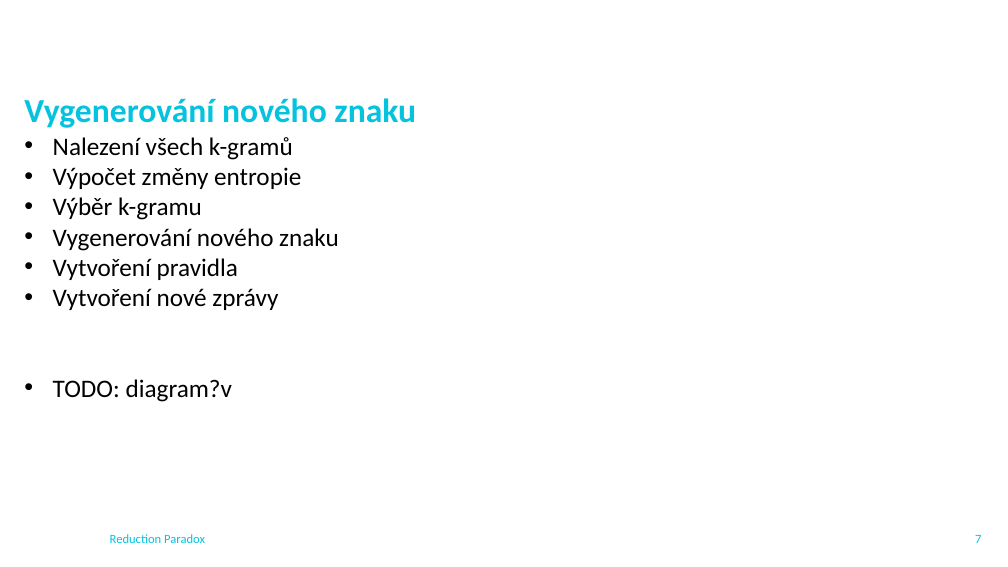
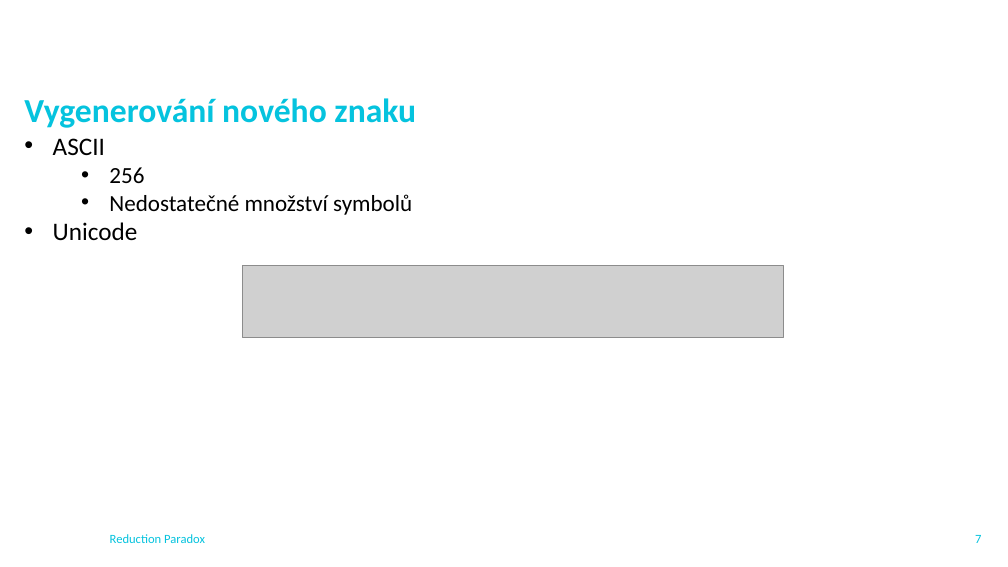
Before and after one commit to pro0255/AKS, a slide deck: slide 8 of project_presentation/pro0255.pptx. Drawn at 1008x567 pixels with LibreOffice and Linux fonts; fonts in the diff are those of the drawing; grey boxes stand for pictures; background and template pictures are left out. Boxes give left, top, right and bottom in pixels: in the first picture for what was removed or moved away, otherwise in the second. Text is boxed around its words. In the diff, an @@ line names an element or a change of style, - is before the commit and + after.

```diff
--- a/project_presentation/pro0255.pptx
+++ b/project_presentation/pro0255.pptx
@@ text at <box>53,138,412,241</box>: text changed; size 24 to 22 pt @@
-• Nalezení všech k-gramů
-• Výpočet změny entropie
-• Výběr k-gramu
-• Vygenerování nového znaku
-• Vytvoření pravidla
-• Vytvoření nové zprávy
-• TODO: diagram?v
+• ASCII
+  • 256
+  • Nedostatečné množství symbolů
+• Unicode
@@ picture added at <box>243,266,783,337</box> @@
```
Also in this commit, not shown: 11 other slides changed, 1 slide added, 1 slide removed, 13 other files.
